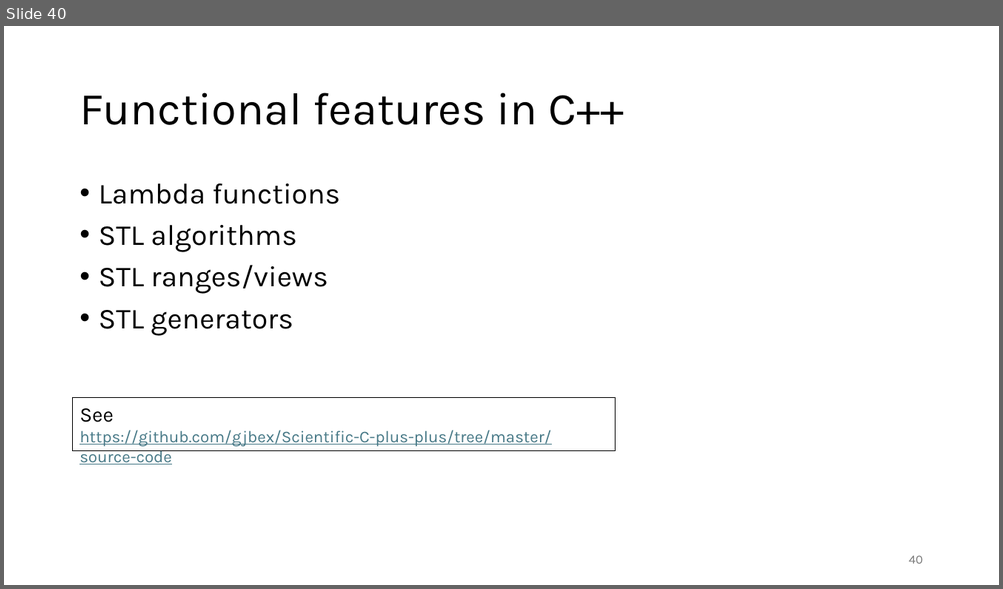
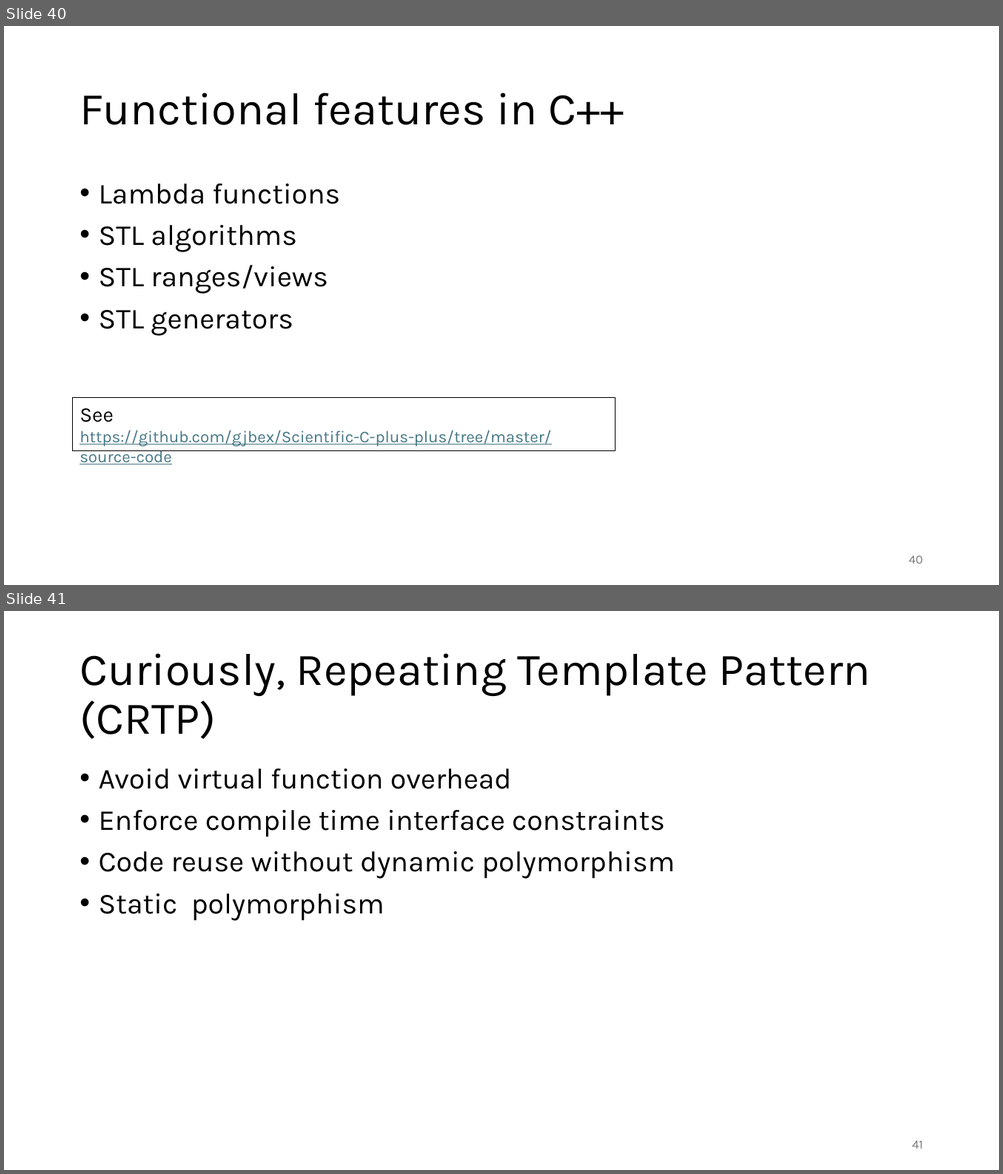
Before and after one commit to gjbex/C-plus-plus-software-engineering, a slide deck: cpp_software_engineering.pptx. Shown one above the other, each under a label of ours: slide 40 before the commit, slides 40 and 41 after it. The pictures are 1003x589 and 1003x1174 pixels, drawn with LibreOffice and Linux fonts; fonts in the diff are those of the drawing. Boxes give left, top, right and bottom in pixels: in the first picture for what was removed or moved away, otherwise in the second. Text is boxed around its words. In the diff, an @@ line names an element or a change of style, - is before the commit and + after.

Commit message:
Add slides on CRTP

```diff
--- a/cpp_software_engineering.pptx
+++ b/cpp_software_engineering.pptx
@@ slide 41 added at [4,611,999,1170], background #FFFFFF @@
@@ title added at [79,653,870,739], 44 pt, text #000000 @@
+Curiously, Repeating Template Pattern (CRTP)
@@ text added at [99,769,674,921], 28 pt, text #000000 @@
+• Avoid virtual function overhead
+• Enforce compile time interface constraints
+• Code reuse without dynamic polymorphism
+• Static polymorphism
@@ page number added at [912,1141,923,1149], 12 pt, text #797979 @@
+41
```
Also in this commit, not shown: 1 slide changed, 4 other slides added.
